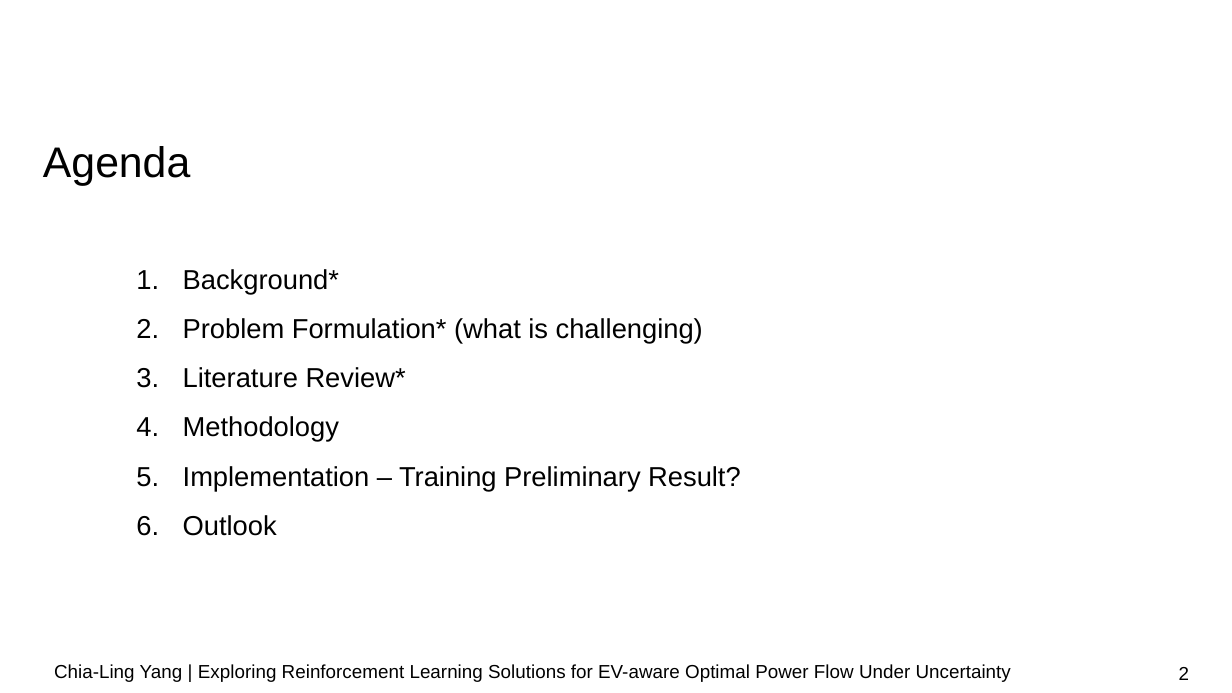
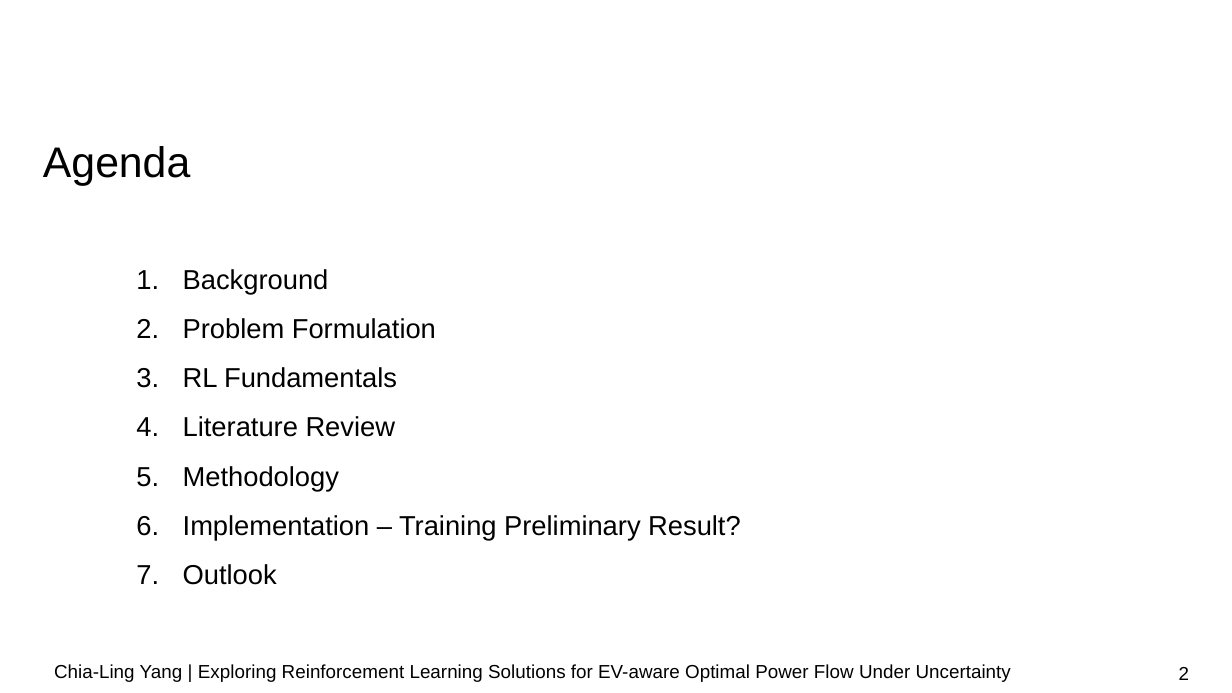
Before and after one commit to chialingyang7718/RL_OPF_EVaware, a slide deck: slide 2 of Mid-term Presentation.pptx. Drawn at 1232x693 pixels with LibreOffice and Linux fonts; fonts in the diff are those of the drawing; background and template pictures are left out. Boxes give left, top, right and bottom in pixels: in the first picture for what was removed or moved away, otherwise in the second. Text is boxed around its words. In the diff, an @@ line names an element or a change of style, - is before the commit and + after.

Commit message:
updated slides and lit. review

```diff
--- a/Mid-term Presentation.pptx
+++ b/Mid-term Presentation.pptx
@@ text at (183, 269, 436, 437): text changed @@
-1. Background*
-2. Problem Formulation* (what is challenging)
-3. Literature Review*
+1. Background
+2. Problem Formulation
+3. RL Fundamentals
+4. Literature Review
```
Also in this commit, not shown: 9 other slides changed, 1 other file.
